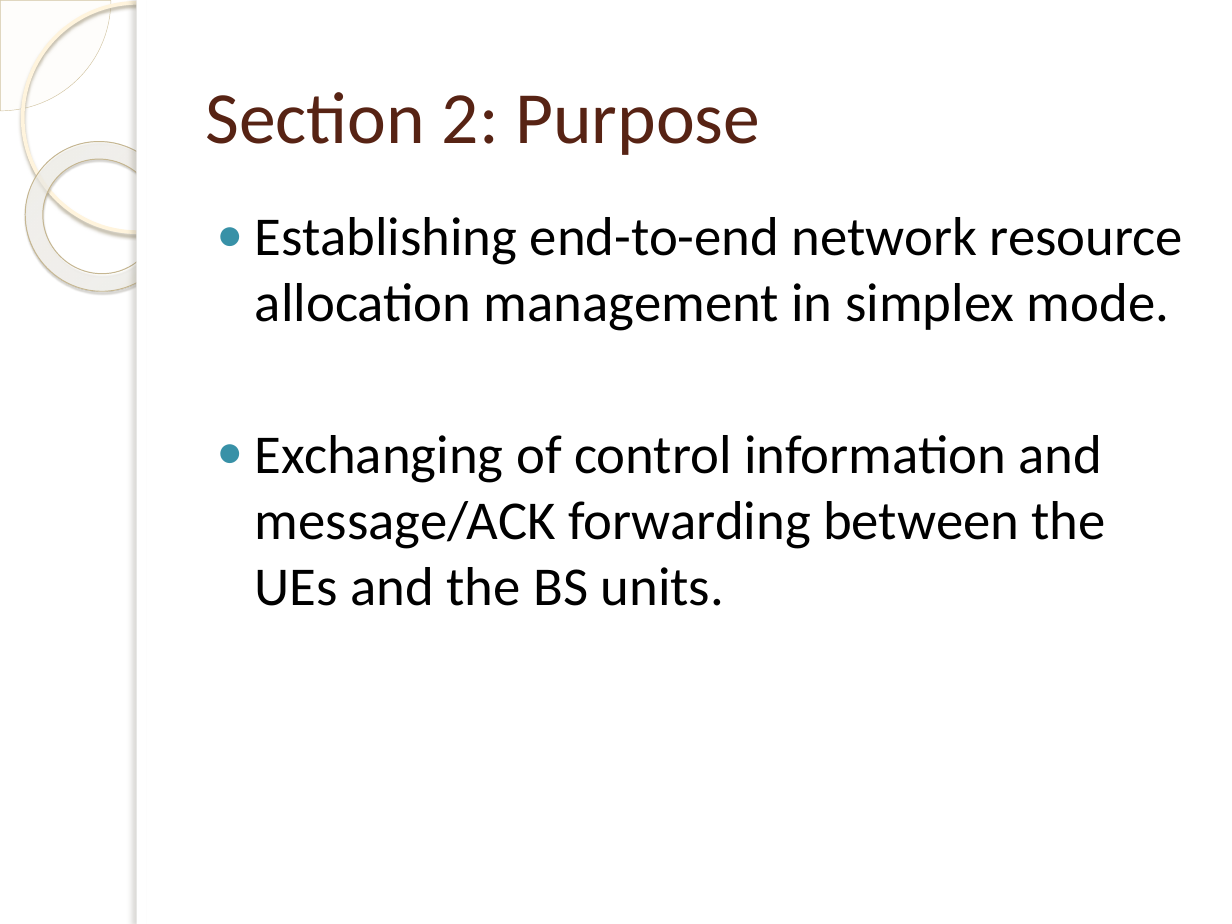
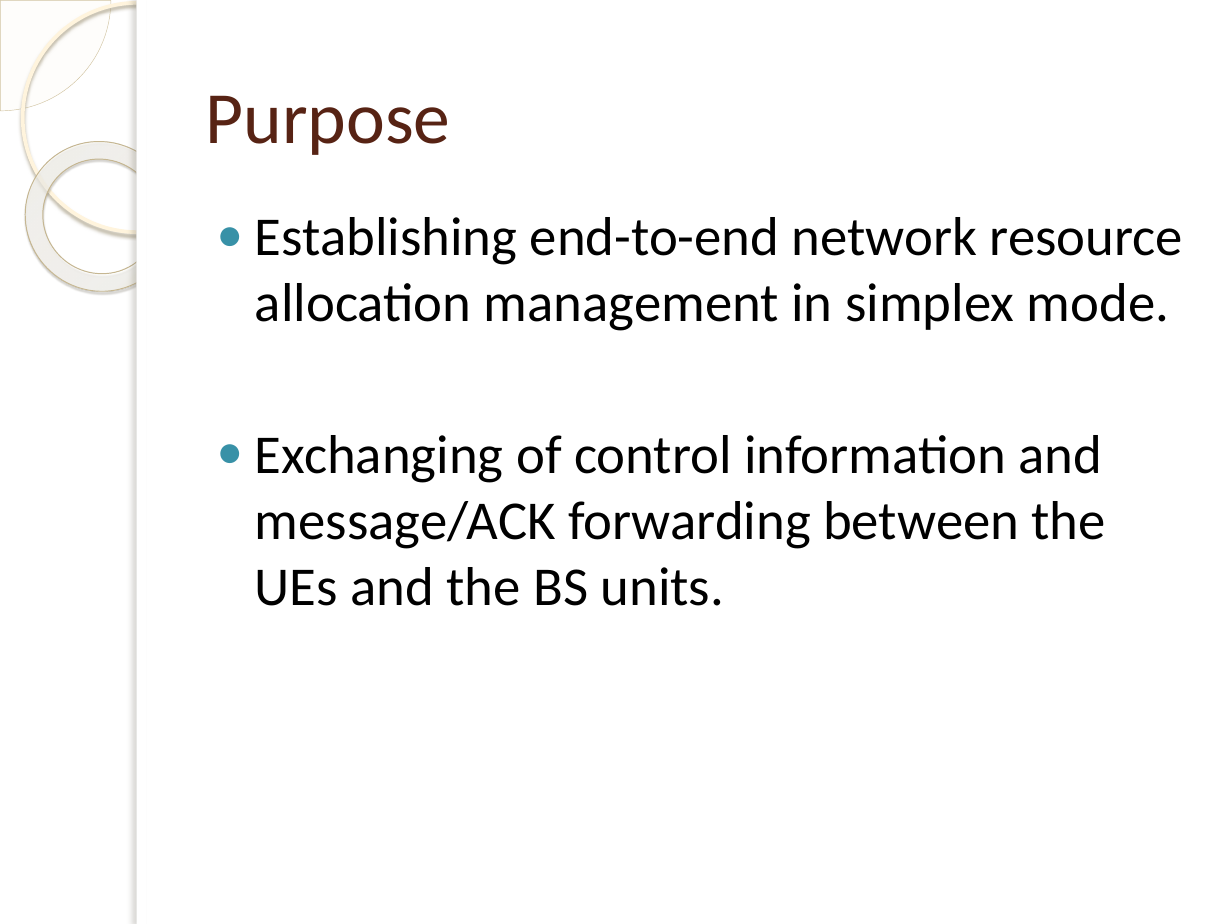
Before and after one commit to isamubr/ece405group6, a slide deck: slide 3 of 4305 Final Presentation.pptx. Drawn at 1232x924 pixels with LibreOffice and Linux fonts; fonts in the diff are those of the drawing; background and template pictures are left out. Boxes give left, top, right and bottom in pixels: in the first picture for what was removed or moved away, otherwise in the second. Text is boxed around its words. In the diff, an @@ line names an element or a change of style, - is before the commit and + after.

```diff
--- a/4305 Final Presentation.pptx
+++ b/4305 Final Presentation.pptx
@@ title at (206,95,451,155): text changed @@
-Section 2: Purpose
+Purpose
```
Also in this commit, not shown: 6 other slides changed.
